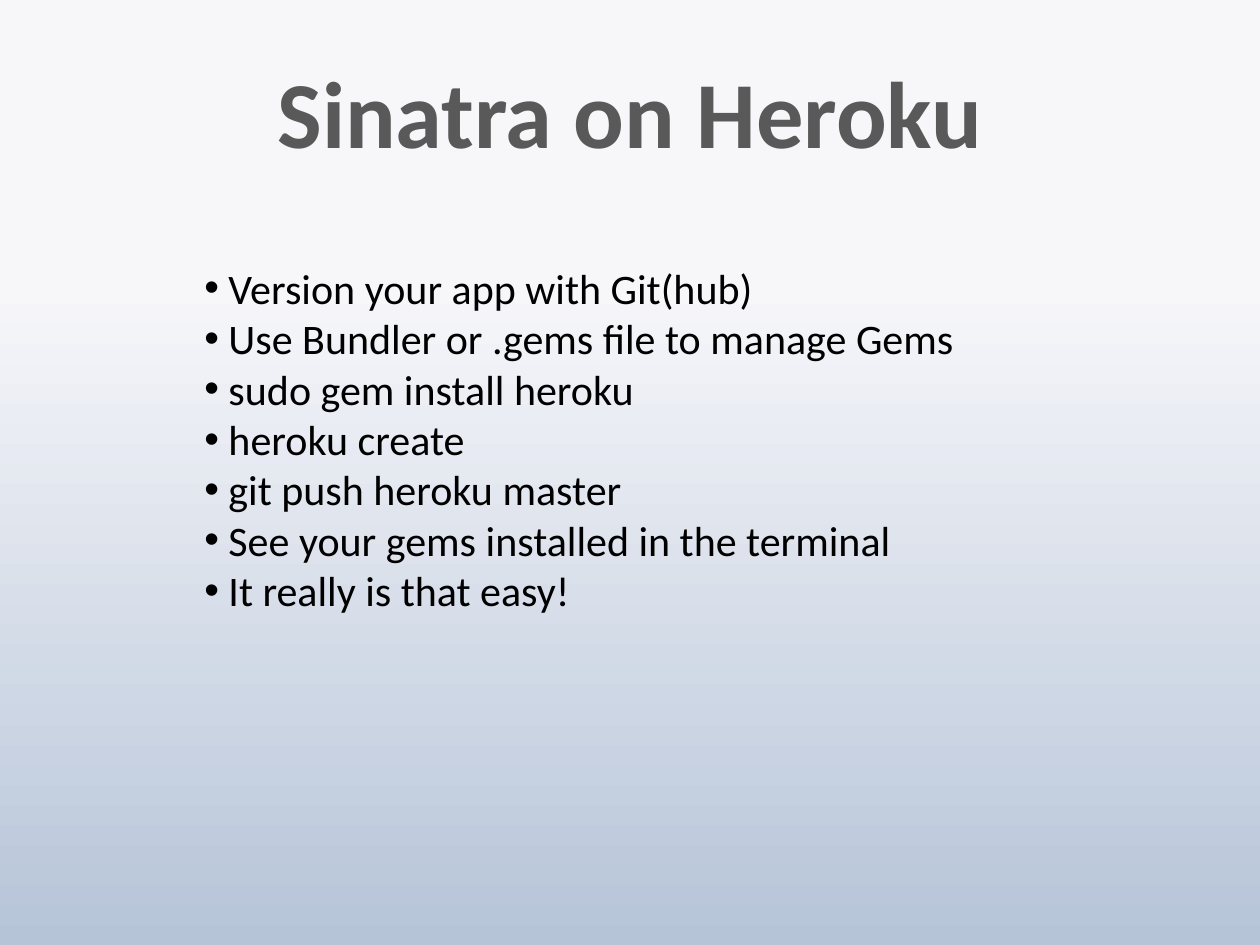
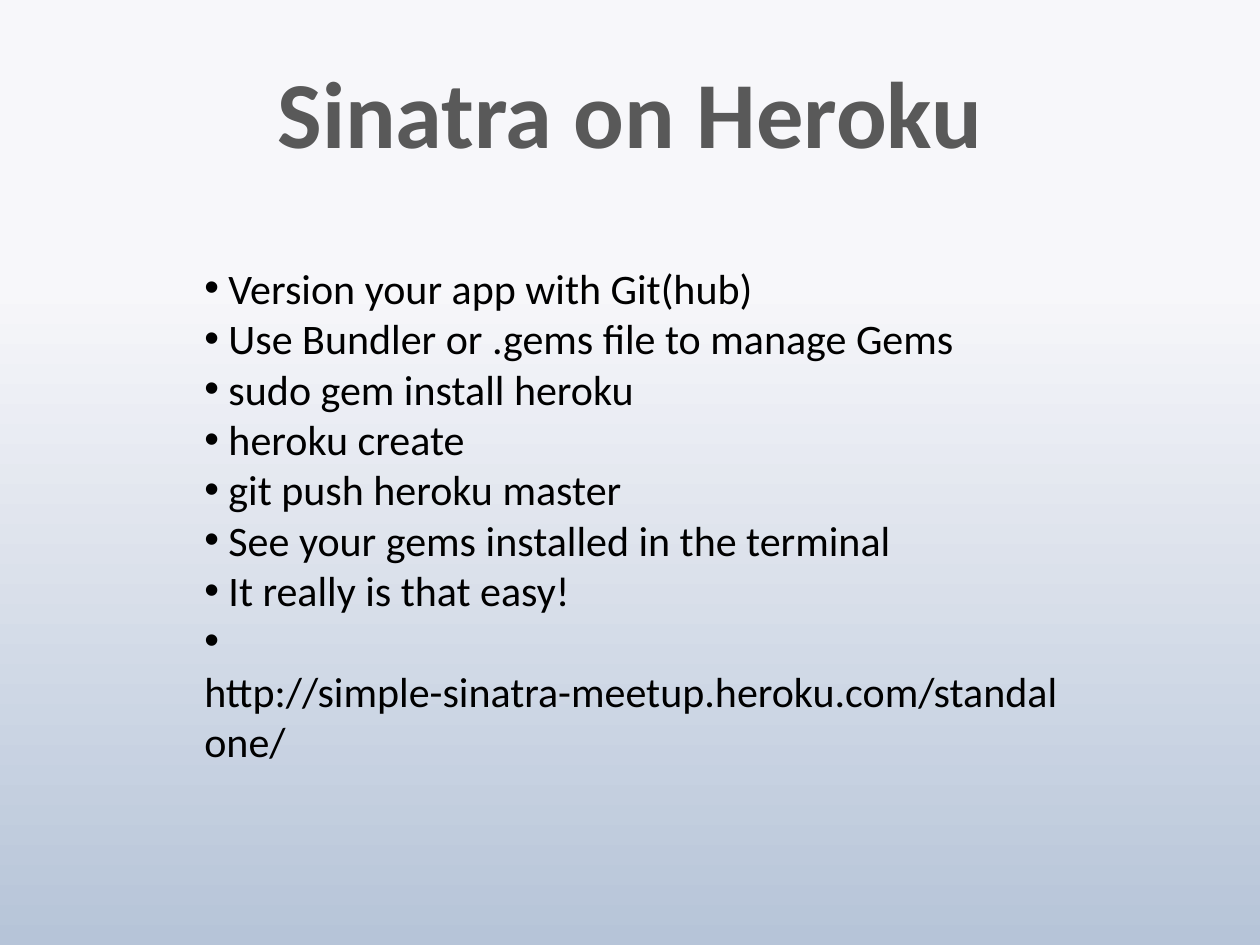
Before and after one commit to techwhizbang/sinatra_slideshow, a slide deck: slide 18 of sinatra.pptx (slide 15 before the commit). Drawn at 1260x945 pixels with LibreOffice and Linux fonts; fonts in the diff are those of the drawing. Boxes give left, top, right and bottom in pixels: in the first picture for what was removed or moved away, otherwise in the second. Text is boxed around its words. In the diff, an @@ line names an element or a change of style, - is before the commit and + after.

```diff
--- a/sinatra.pptx
+++ b/sinatra.pptx
@@ text at <box>204,678,1057,714</box>: paragraph added @@
+• http://simple-sinatra-meetup.heroku.com/standalone/
```
Also in this commit, not shown: 4 other slides changed, 6 slides added, 2 slides removed.
